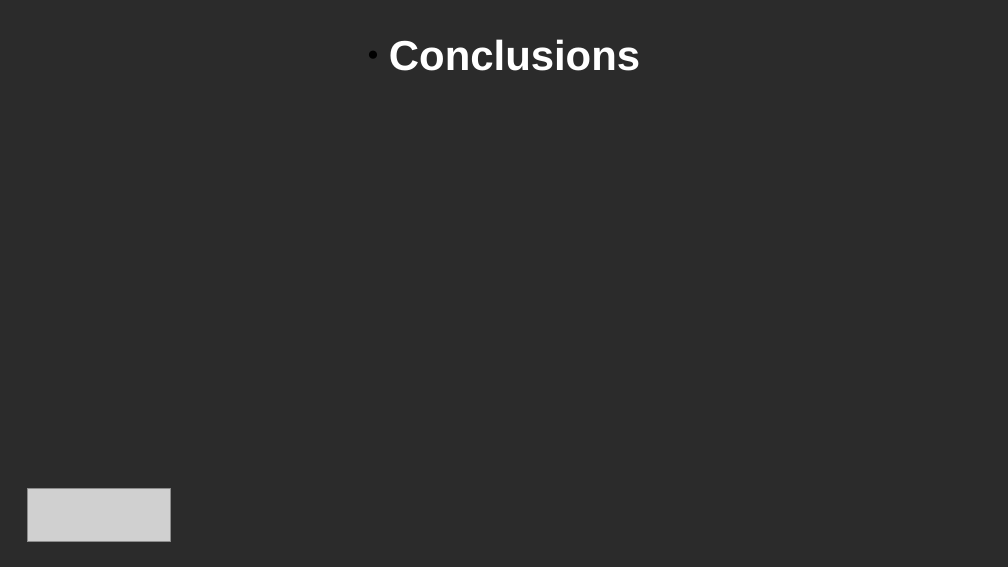
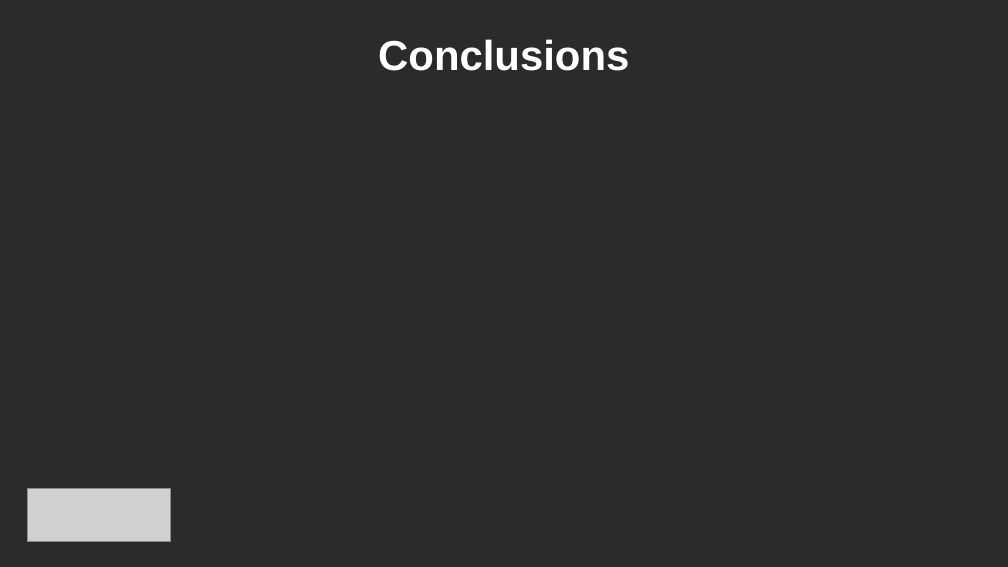
Before and after one commit to MSIR2018/Supervision-Cacti, a slide deck: slide 13 of Powerpoint.pptx (slide 12 before the commit). Drawn at 1008x567 pixels with LibreOffice and Linux fonts; fonts in the diff are those of the drawing; grey boxes stand for pictures; background and template pictures are left out; a plain dark background stands for a picture behind light text. Boxes give left, top, right and bottom in pixels: in the first picture for what was removed or moved away, otherwise in the second. Text is boxed around its words. In the diff, an @@ line names an element or a change of style, - is before the commit and + after.

```diff
--- a/Powerpoint.pptx
+++ b/Powerpoint.pptx
@@ text "Conclusions" at (378,39,629,71): bullet ● to none @@
```
Also in this commit, not shown: 6 other slides changed, 1 slide added.
